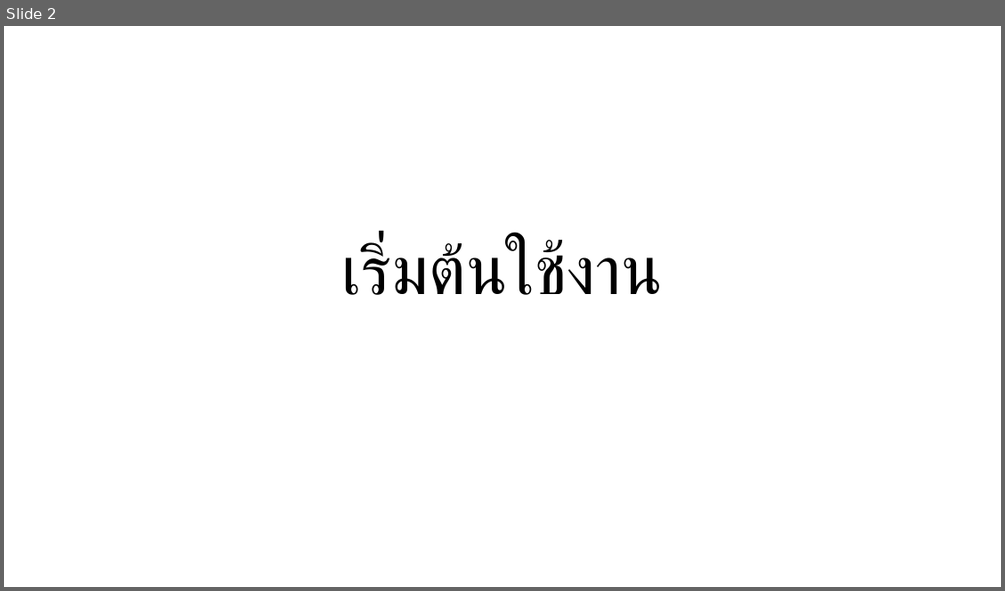
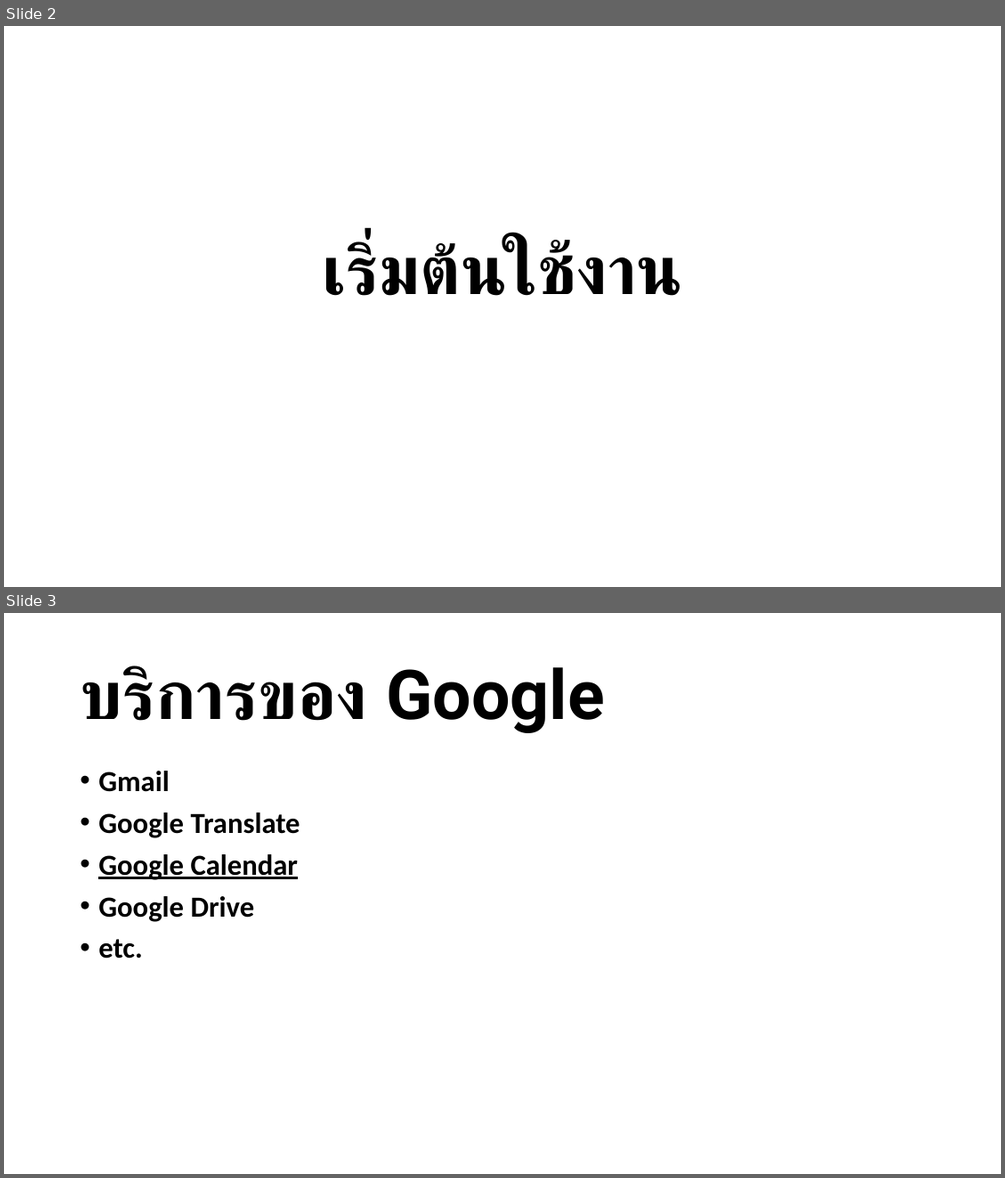
Before and after one commit to bratchasak/gcalendar, a slide deck: Google Calendar.pptx. Shown one above the other, each under a label of ours: slide 2 before the commit, slides 2 and 3 after it. The pictures are 1005x591 and 1005x1178 pixels, drawn with LibreOffice and Linux fonts; fonts in the diff are those of the drawing. Boxes give left, top, right and bottom in pixels: in the first picture for what was removed or moved away, otherwise in the second. Text is boxed around its words. In the diff, an @@ line names an element or a change of style, - is before the commit and + after.

```diff
--- a/Google Calendar.pptx
+++ b/Google Calendar.pptx
@@ slide 3 added at (x1=4, y1=613, x2=1001, y2=1174), background #FFFFFF @@
@@ title added at (x1=80, y1=666, x2=604, y2=733), 66 pt, text #000000, bold @@
+บริการของ Google
@@ text added at (x1=98, y1=771, x2=300, y2=958), 28 pt, text #000000, bold @@
+• Gmail
+• Google Translate
+• Google Calendar
+• Google Drive
+• etc.
@@ slide 2 changed as well @@
@@ title "เริ่มต้นใช้งาน" at (x1=323, y1=240, x2=683, y2=296): bold on @@
```
Also in this commit, not shown: 16 other slides changed, 5 other slides added, 1 other file.
